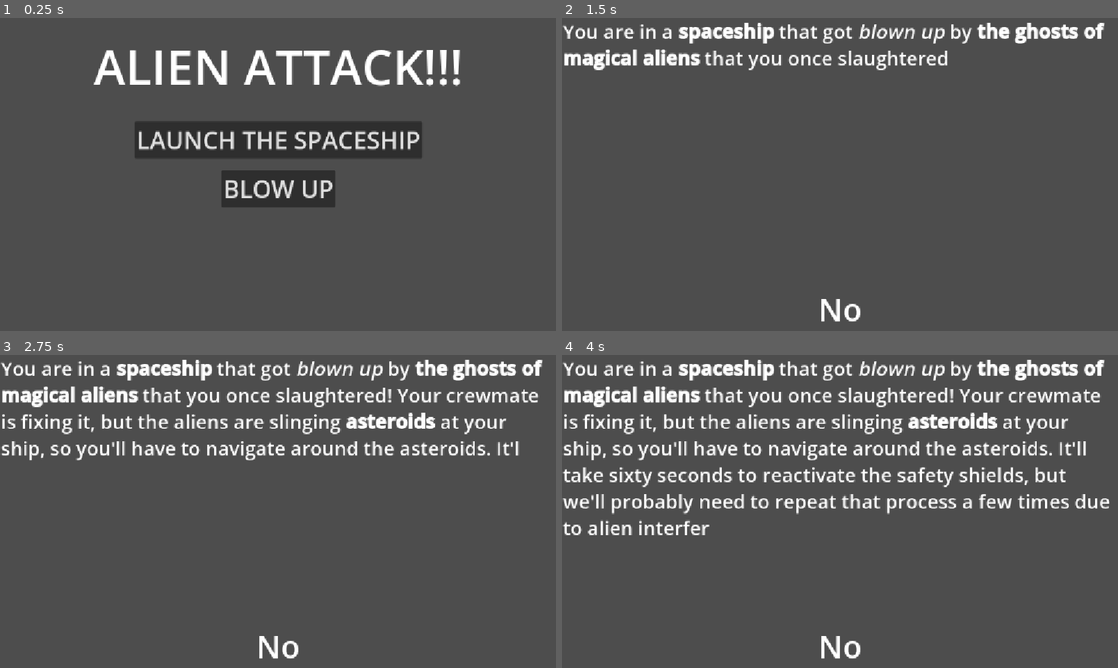
Above: before the commit, frames 1-4 (two rows, left to right).
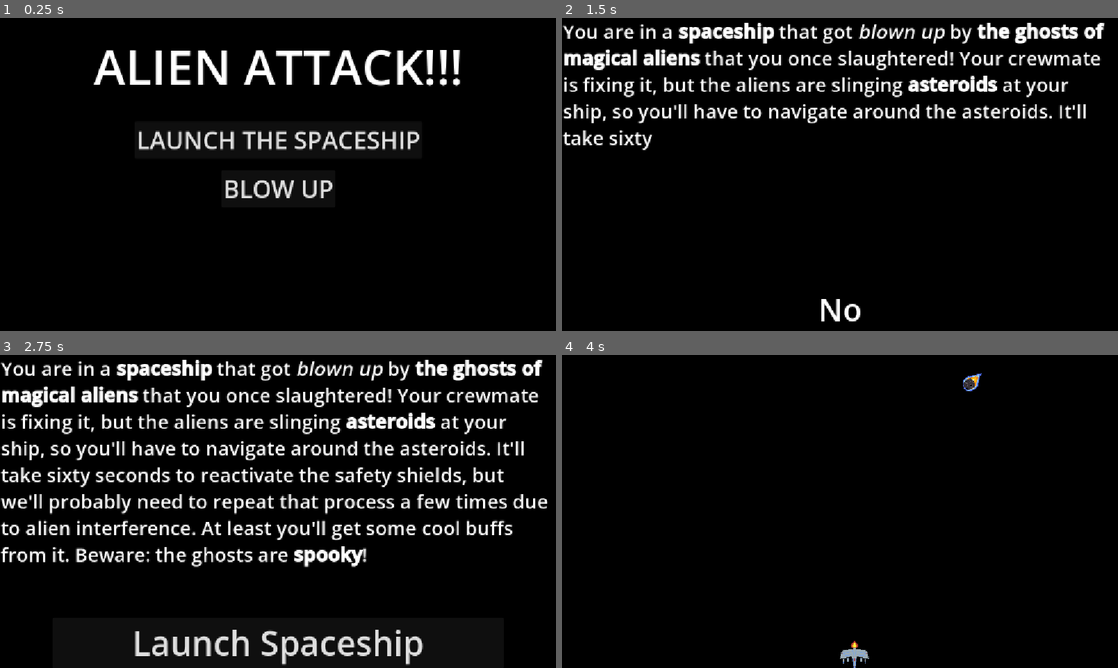
Above: after the commit, the same moments.

Repository: Firoty1/alien-attack
Game: Godot game, scene res://Scenes/menu.tscn
Same seed, same stepped clock (60 frames per second), same inputs: the game is played once before the commit and once after it. The engine's default icon, where the game draws it, is replaced by a stand-in: a white triangle on a blue panel in a dark square.
Inputs (mouse positions are in pixels of both pictures, inside the frame that each line leads up to):
- Up to frame 1 (0.25 s): no input
- Up to frame 2 (1.5 s): click "LAUNCH THE SPACESHIP" at 0.5 s; click "CAN I START NOW?" at 1.25 s
- Up to frame 3 (2.75 s): move the mouse to (400, 495) at 2.02 s; hold D (right) from 2.03 s (still down); hold Right mouse button (Explosion) from 2.03 s (still down); tap Space (Dash, bound only after the commit) at 2.3 s
- Up to frame 4 (4 s): release D (right) at 2.75 s; release Right mouse button (Explosion) at 2.75 s; click (840, 642) at 2.75 s, where only the run after the commit has a clickable "Launch Spaceship"; move the mouse to (728, 527) at 3.52 s; hold S (down) from 3.53 s (still down); tap Space (Dash, bound only after the commit) at 3.6 s; right-click (728, 527) at 3.8 s

The runs differ from the first frame. In frame 1, 96% of the frame differs, in the area x 0-100%, y 0-100%; in frame 2, 96%; in frame 3, 94%; in frame 4, 100%.

Commit message:
80% done

Diff:
--- a/Scenes/asteroid.tscn
+++ b/Scenes/asteroid.tscn
@@ -1,10 +1,10 @@
 [gd_scene format=3 uid="uid://bu6ktknp000c5"]
 
-[ext_resource type="Texture2D" uid="uid://cy4qv5nbdxs8r" path="res://icon.svg" id="1_0tomg"]
 [ext_resource type="Script" uid="uid://dsqv7lq3sv5oj" path="res://Scripts/asteroid.gd" id="1_a2bka"]
+[ext_resource type="Texture2D" uid="uid://mlae15r4i77e" path="res://Assets/asteroid1.png" id="2_a2bka"]
 
-[sub_resource type="RectangleShape2D" id="RectangleShape2D_0tomg"]
-size = Vector2(36, 36)
+[sub_resource type="CapsuleShape2D" id="CapsuleShape2D_a2bka"]
+height = 28.055672
 
 [node name="Asteroid" type="Area2D" unique_id=1867598983]
 collision_layer = 2
@@ -15,12 +15,13 @@
 Points = 10
 
 [node name="Sprite2D" type="Sprite2D" parent="." unique_id=1462793782]
-modulate = Color(0.17641911, 0.17641908, 0.17641908, 1)
-scale = Vector2(0.3, 0.3)
-texture = ExtResource("1_0tomg")
+rotation = -1.2566371
+texture = ExtResource("2_a2bka")
 
 [node name="CollisionShape2D" type="CollisionShape2D" parent="." unique_id=1978991209]
-shape = SubResource("RectangleShape2D_0tomg")
+position = Vector2(0, 4)
+rotation = 1.4660766
+shape = SubResource("CapsuleShape2D_a2bka")
 
 [connection signal="area_entered" from="." to="." method="_on_area_entered"]
 [connection signal="body_entered" from="." to="." method="_on_body_entered"]
--- a/Scenes/skills.tscn
+++ b/Scenes/skills.tscn
@@ -108,27 +108,33 @@
 SkillName = "Explosion"
 MaxLevel = 3
 Tooltip1 = "Explosion LV "
-Tooltip2 = " | Creates an explosion around you when yourself when activated or when you lose a life"
+Tooltip2 = " bullets | Creates an explosion around you when yourself when activated or when you lose a life"
+
+[node name="Dash" parent="Nodes" unique_id=1639268255 instance=ExtResource("1_1n2b8")]
+offset_left = 600.0
+offset_top = 350.0
+offset_right = 664.0
+offset_bottom = 414.0
+SkillType = "Ability"
+SkillName = "Dash"
+MaxLevel = 6
+Tooltip1 = "Dash LV "
+Tooltip2 = " seconds cooldown | Quickly dash forwards *NOT INVINCIBLE*"
+
+[node name="Homing" parent="Nodes" unique_id=1917365307 instance=ExtResource("1_1n2b8")]
+offset_left = 300.0
+offset_top = 200.0
+offset_right = 364.0
+offset_bottom = 264.0
+SkillType = "Stat"
+SkillName = "Homing"
+MaxLevel = 3
+Tooltip1 = "Homing LV "
+
+[node name="SkillNode5" parent="Nodes" unique_id=1848144017 instance=ExtResource("1_1n2b8")]
+offset_left = 700.0
+offset_top = 200.0
+offset_right = 764.0
+offset_bottom = 264.0
 
 [node name="Branches" type="Node" parent="." unique_id=298902326]
-
-[node name="SkillNode3" parent="." unique_id=1639268255 instance=ExtResource("1_1n2b8")]
-layout_mode = 0
-offset_left = 594.0
-offset_top = 408.0
-offset_right = 658.0
-offset_bottom = 472.0
-
-[node name="SkillNode4" parent="." unique_id=1917365307 instance=ExtResource("1_1n2b8")]
-layout_mode = 0
-offset_left = 389.0
-offset_top = 206.0
-offset_right = 453.0
-offset_bottom = 270.0
-
-[node name="SkillNode5" parent="." unique_id=1848144017 instance=ExtResource("1_1n2b8")]
-layout_mode = 0
-offset_left = 615.0
-offset_top = 222.0
-offset_right = 679.0
-offset_bottom = 286.0
--- a/Scripts/SkillManager.gd
+++ b/Scripts/SkillManager.gd
@@ -6,11 +6,13 @@
 #How long between each shot in seconds
 var attackspeed = .5
 var Bullets = 2
-var Lives = 1
+var Lives = 3
 var PointsMult = 1
-var Explosion = true
-var ExplosionBullets = 8
-
+var Explosion = false
+var ExplosionBullets = 0
+var Dash = false
+var DashCooldown = 10
+var Homing = "None"
 
 func StatUpgrade(Stat):
 	if Stat == "Speed":
@@ -27,6 +29,10 @@
 		Lives += 1
 	elif Stat == "PointsMult":
 		PointsMult += .5
+	elif Stat == "Homing":
+		var Levels = ["None", "Weak", "Moderate", "Strong"]
+		var NewLevel = Levels.find(Homing) + 1
+		Homing = Levels.get(NewLevel)
 
 func AbilityUnlock(Ability):
 	if Ability == "Explosion":
@@ -35,6 +41,11 @@
 		else:
 			Explosion = true
 			ExplosionBullets = 8
+	elif Ability == "Dash":
+		if Dash:
+			DashCooldown -= 1
+		else:
+			Dash = true
 
 func GetStat(Stat):
 	if Stat == "Speed":
@@ -53,3 +64,7 @@
 		return PointsMult
 	elif Stat == "Explosion":
 		return ExplosionBullets
+	elif Stat == "Dash":
+		return DashCooldown
+	elif Stat == "Homing":
+		return Homing
--- a/Scripts/lore.gd
+++ b/Scripts/lore.gd
@@ -8,7 +8,7 @@
 		$Button.text = "Ok... lets try again."
 
 func _process(delta: float) -> void:
-	$RichTextLabel.visible_ratio += .004
+	$RichTextLabel.visible_ratio += .01
 	if $RichTextLabel.visible_ratio == 1:
 		$Button.visible = true
 		$Label.visible = false
--- a/Scripts/player.gd
+++ b/Scripts/player.gd
@@ -10,11 +10,14 @@
 const BULLET = preload("uid://b5wsdkyge037e")
 var canshoot = true
 var canExplode
+var CanMove = true
+var CanDash
 
 func _ready():
 	max_speed = SkillManager.Speed
 	Lives = SkillManager.Lives
 	canExplode = SkillManager.Explosion
+	CanDash = SkillManager.Dash
 
 func DirectionalMovement(delta):
 	var direction = Input.get_vector("left","right","up","down")
@@ -28,12 +31,18 @@
 		$Sprite2D.animation = "Moving"
 
 func _physics_process(delta):
-	DirectionalMovement(delta)
+	if CanMove:
+		DirectionalMovement(delta)
 	if Input.is_action_pressed("shoot") and canshoot:
 		ShootBullets(1, SkillManager.Bullets)
 		canshoot = false
 		await get_tree().create_timer(SkillManager.attackspeed).timeout
 		canshoot = true
+	if Input.is_action_pressed("Dash") and CanDash:
+		Dash()
+		CanDash = false
+		await  get_tree().create_timer(SkillManager.DashCooldown).timeout
+		CanDash = true
 	if Input.is_action_pressed("Explosion") and canExplode:
 		Explosion()
 		canExplode = false
@@ -46,6 +55,14 @@
 	for i in SkillManager.ExplosionBullets:
 		var direction = Vector2.from_angle(2*PI/SkillManager.ExplosionBullets * i)
 		ShootBullets(2, 1, direction)
+
+func Dash():
+
+	CanMove = false
+	var tween = get_tree().create_tween()
+	tween.tween_property(self, "position", position + (Vector2(0,-1).rotated(rotation) * SkillManager.Speed/ 2) , .1)
+	await tween.finished
+	CanMove = true
 
 #Type of 1 means bullets from guns, Type of 2 means bullets from center
 func ShootBullets(Type,Amount,direction = position.direction_to(get_global_mouse_position())):
@@ -74,6 +91,8 @@
 	Lives -= 1
 	if Lives == 0:
 		Manager.SceneChange("End")
+	if SkillManager.Explosion:
+		Explosion()
 	$BlinkTimer.start()
 	$InvincibilityTimer.start()
 	Invincible = true
--- a/project.godot
+++ b/project.godot
@@ -77,6 +77,11 @@
 "events": [Object(InputEventMouseButton,"resource_local_to_scene":false,"resource_name":"","device":-1,"window_id":0,"a …(258 unchanged characters)…
 ]
 }
+Dash={
+"deadzone": 0.2,
+"events": [Object(InputEventKey,"resource_local_to_scene":false,"resource_name":"","device":-1,"window_id":0,"alt_pressed":false,"shift_pressed":false,"ctrl_pressed":false,"meta_pressed":false,"pressed":false,"keycode":0,"physical_keycode":32,"key_label":0,"unicode":32,"location":0,"echo":false,"script":null)
+]
+}
 
 [layer_names]
 
@@ -92,3 +97,4 @@
 [rendering]
 
 rendering_device/driver.windows="d3d12"
+environment/defaults/default_clear_color=Color(0, 0, 0, 1)
Binary file added: Assets/asteroid1.png
Not shown, added: Assets/asteroid1.png.import
Binary file added: Assets/asteroid2.png
Not shown, added: Assets/asteroid2.png.import
